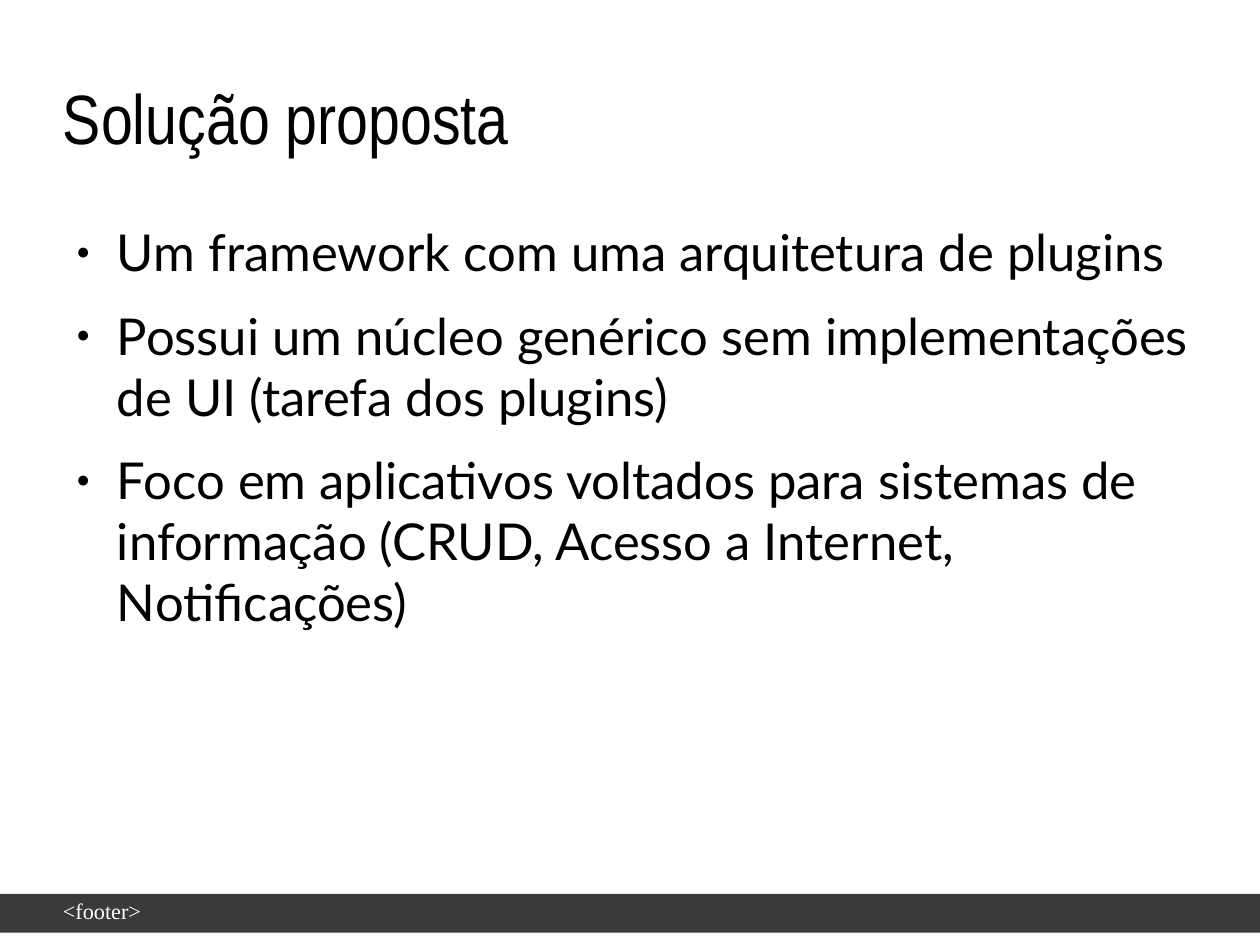
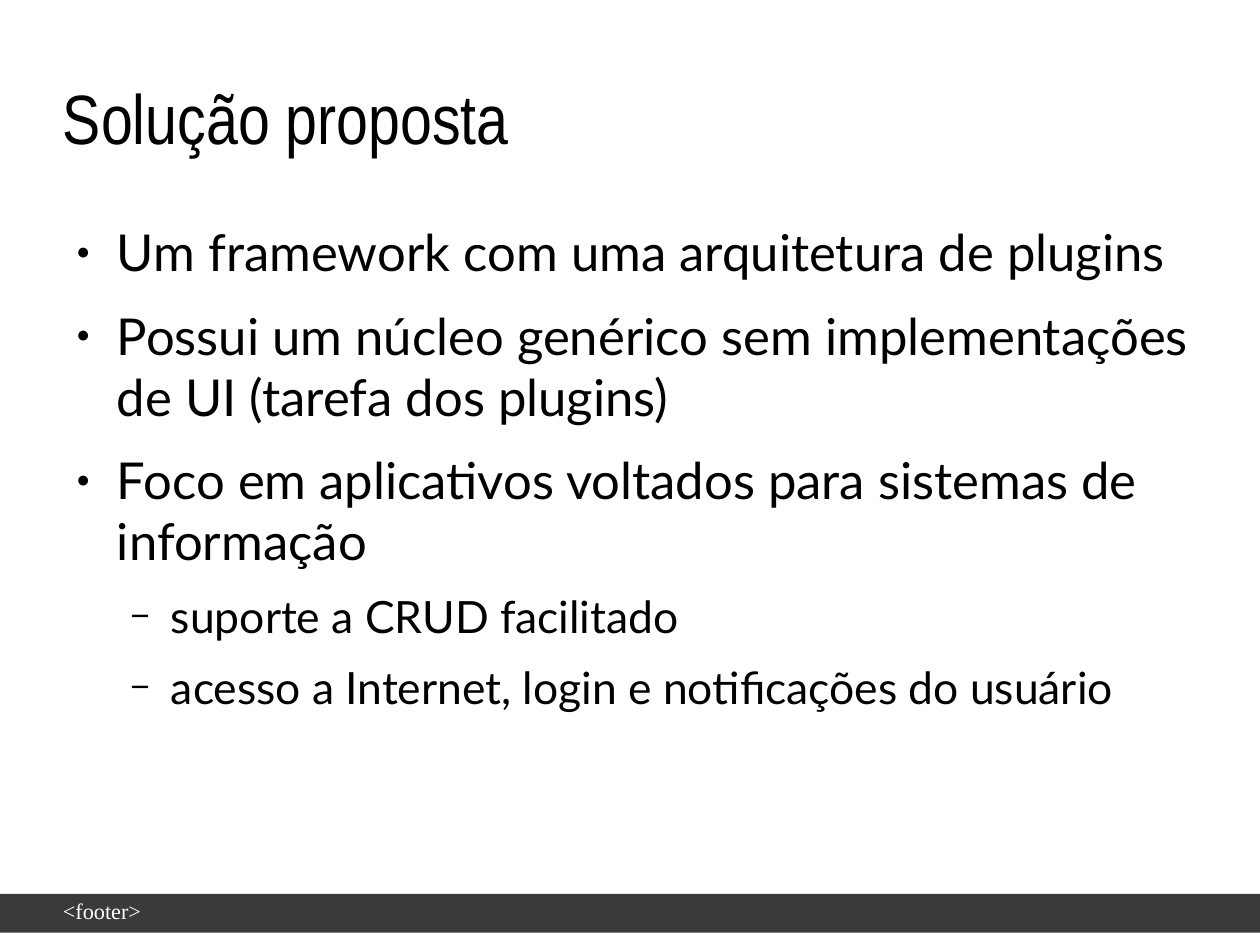
Before and after one commit to enoquesantos/tcc-latex, a slide deck: slide 6 of slide-defesa/Apresentação-EnoqueJoseneas.odp (slide 5 before the commit). Drawn at 1260x945 pixels with LibreOffice and Linux fonts; fonts in the diff are those of the drawing; background and template pictures are left out. Boxes give left, top, right and bottom in pixels: in the first picture for what was removed or moved away, otherwise in the second. Text is boxed around its words. In the diff, an @@ line names an element or a change of style, - is before the commit and + after.

```diff
--- a/slide-defesa/Apresentação-EnoqueJoseneas.odp
+++ b/slide-defesa/Apresentação-EnoqueJoseneas.odp
@@ text at bbox=[117, 461, 1136, 712]: text changed; size 32 to 28 pt @@
-● Foco em aplicativos voltados para sistemas de informação (CRUD, Acesso a Internet, Notificações)
+● Foco em aplicativos voltados para sistemas de informação
+  − suporte a CRUD facilitado
+  − acesso a Internet, login e notificações do usuário
```
Also in this commit, not shown: 6 other slides changed, 9 slides added, 2 slides removed, 1 other file.
